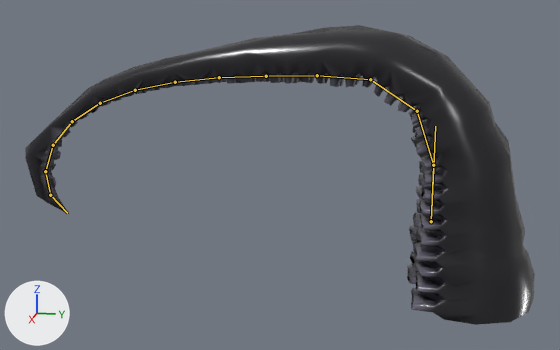
The glTF model skotos/src/assets/creatures/tentacle.glb, before and after one commit.
Both versions are drawn from a camera (50 mm lens) standing at (6.18, -0.13, 1.1) and looking at (-0.33, -1.44, -0.53). Every picture has the same lights, and +X, +Y and +Z are marked at lower left. The older version comes first. Both versions are drawn at frame 25 of the action 'lash'; the numbers are the values there. The bones that bend it are drawn over the model as lines.

In view in the first picture: 'tentacle_mesh'.
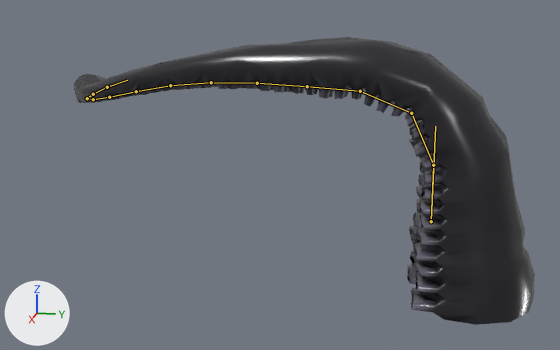
Boxes [x1, y1, x2, y2] around the edits, measured in the pictures (560 x 350 px):
'tentacle_mesh', posed (10% narrower): before [25, 25, 535, 325]; after [74, 37, 535, 325]
bone 'seg02', root to tip: before (433, 165) to (417, 111); after (433, 165) to (411, 113)
bone 'seg03', root to tip: before (417, 111) to (370, 79); after (411, 113) to (360, 91)
bone 'seg04', root to tip: before (370, 79) to (317, 75); after (360, 91) to (307, 86)
bone 'seg05', root to tip: before (317, 75) to (266, 76); after (307, 86) to (257, 83)
bone 'seg06', root to tip: before (266, 76) to (219, 77); after (257, 83) to (211, 82)
bone 'seg07', root to tip: before (219, 77) to (175, 82); after (211, 82) to (170, 85)
bone 'seg08', root to tip: before (175, 82) to (135, 90); after (170, 85) to (136, 91)
bone 'seg09', root to tip: before (135, 90) to (100, 103); after (136, 91) to (109, 97)
bone 'seg10', root to tip: before (100, 103) to (72, 121); after (109, 97) to (93, 99)
bone 'seg11', root to tip: before (72, 121) to (53, 145); after (93, 99) to (87, 98)
bone 'seg12', root to tip: before (53, 145) to (45, 171); after (87, 98) to (93, 94)
bone 'seg13', root to tip: before (45, 171) to (50, 195); after (93, 94) to (107, 87)
bone 'seg14', root to tip: before (50, 195) to (67, 213); after (107, 87) to (127, 80)

The change in detail:
Bone 'seg02' (bone_seg02) turns from (19, 0, 0) to (25, 0, 0) degrees about its own x, y and z.
Bone 'seg03' (bone_seg03) turns from (38, 0, 0) to (44, 0, 0) degrees about its own x, y and z.
Bone 'seg04' (bone_seg04) turns from (30, 0, 0) to (18, 0, 0) degrees about its own x, y and z.
Bone 'seg05' (bone_seg05) turns from (4, 0, 0) to (0, 0, 1) degrees about its own x, y and z.
Bone 'seg06' (bone_seg06) turns from (2, 0, 0) to (4, 0, 2) degrees about its own x, y and z.
Bone 'seg07' (bone_seg07) turns from (3, 0, 0) to (5, 0, 4) degrees about its own x, y and z.
Bone 'seg08' (bone_seg08) turns from (5, 0, 0) to (5, -1, 6) degrees about its own x, y and z.
Bone 'seg09' (bone_seg09) turns from (8, 0, 0) to (2, 0, 9) degrees about its own x, y and z.
Bone 'seg10' (bone_seg10) turns from (12, 0, 0) to (-1, 0, 13) degrees about its own x, y and z.
Bone 'seg11' (bone_seg11) turns from (16, 0, 0) to (-2, 1, 18) degrees about its own x, y and z.
Bone 'seg12' (bone_seg12) turns from (22, 0, 0) to (-4, 2, 24) degrees about its own x, y and z.
Bone 'seg13' (bone_seg13) turns from (28, 0, 0) to (-7, 5, 31) degrees about its own x, y and z.
Bone 'seg14' (bone_seg14) turns from (36, 0, 0) to (-5, 4, 39) degrees about its own x, y and z.
